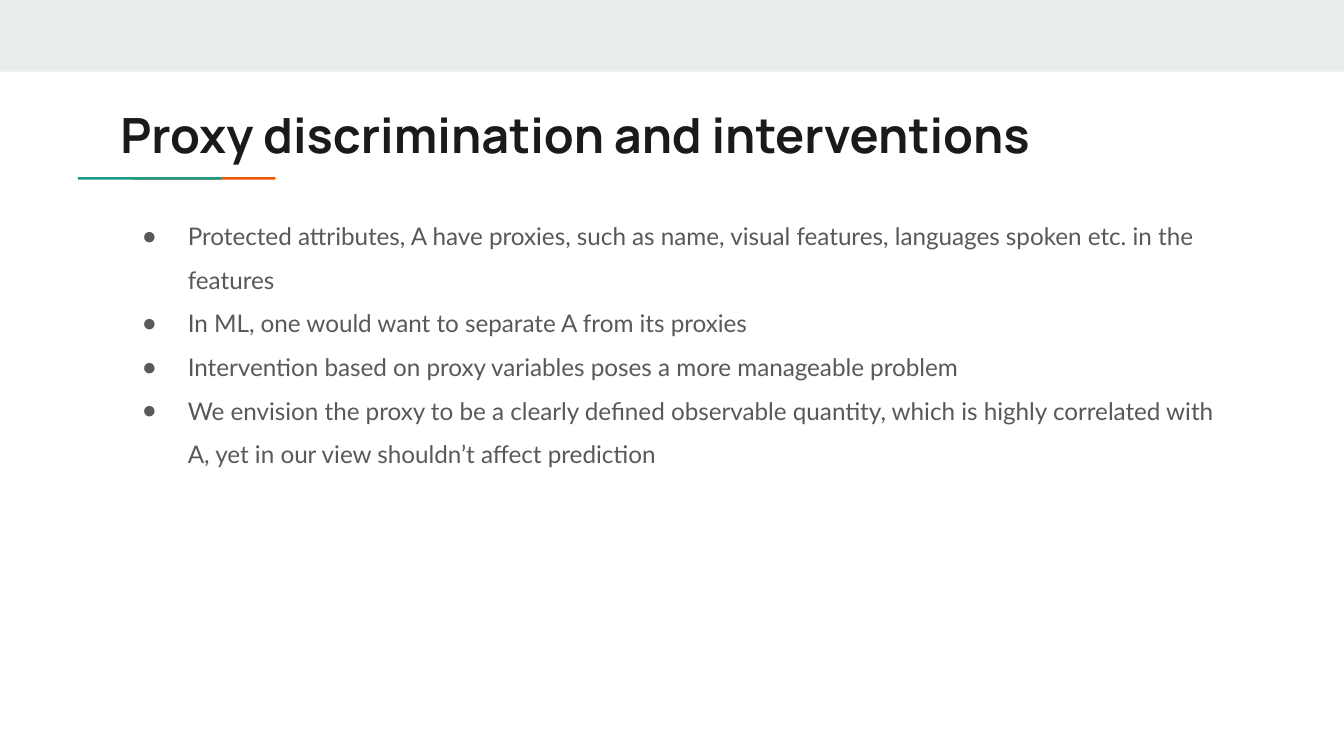
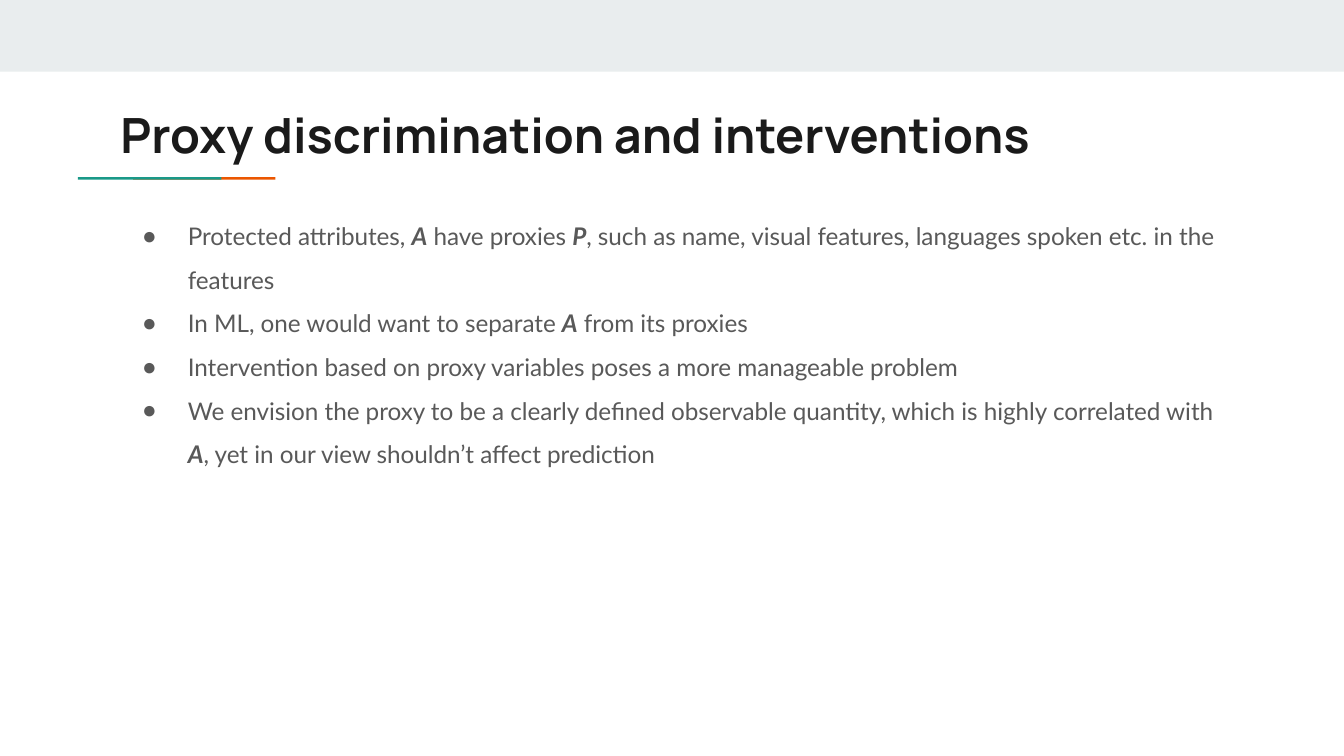
Before and after one commit to aisecure/aisecure.github.io, a slide deck: slide 27 of TEACHING/files/2019/1114/Fairness_Ankit.pptx. Drawn at 1344x756 pixels with LibreOffice and Linux fonts; fonts in the diff are those of the drawing. Boxes give left, top, right and bottom in pixels: in the first picture for what was removed or moved away, otherwise in the second. Text is boxed around its words. In the diff, an @@ line names an element or a change of style, - is before the commit and + after.

```diff
--- a/TEACHING/files/2019/1114/Fairness_Ankit.pptx
+++ b/TEACHING/files/2019/1114/Fairness_Ankit.pptx
@@ text at (188,227,1214,289): text changed @@
-● Protected attributes, A have proxies, such as name, visual features, languages spoken etc. in the features
+● Protected attributes, A have proxies P, such as name, visual features, languages spoken etc. in the features
@@ text at (188,314,1213,467): bold on, italic on in "A", "A," @@
```
Also in this commit, not shown: 12 other slides changed, 1 slide added, 1 other file.
